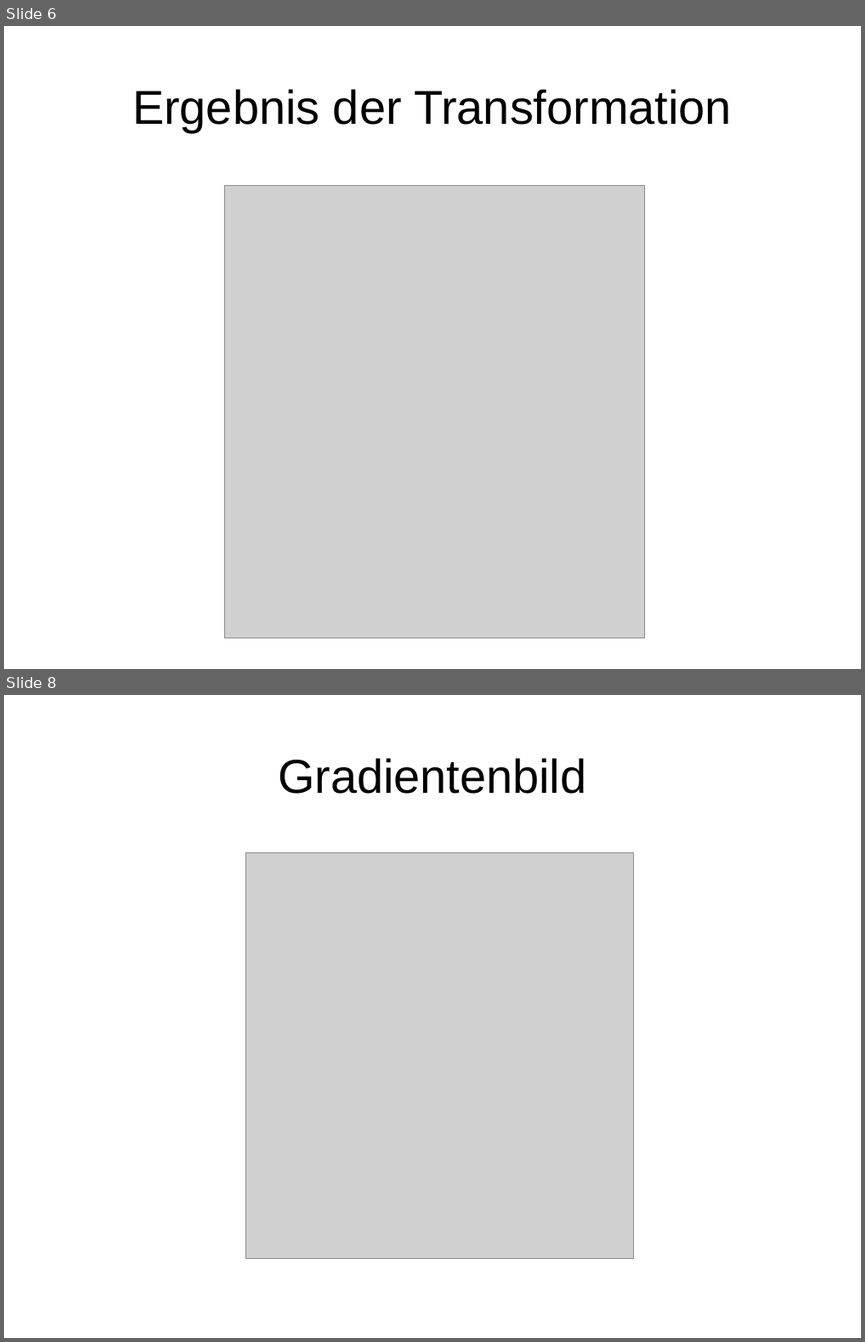
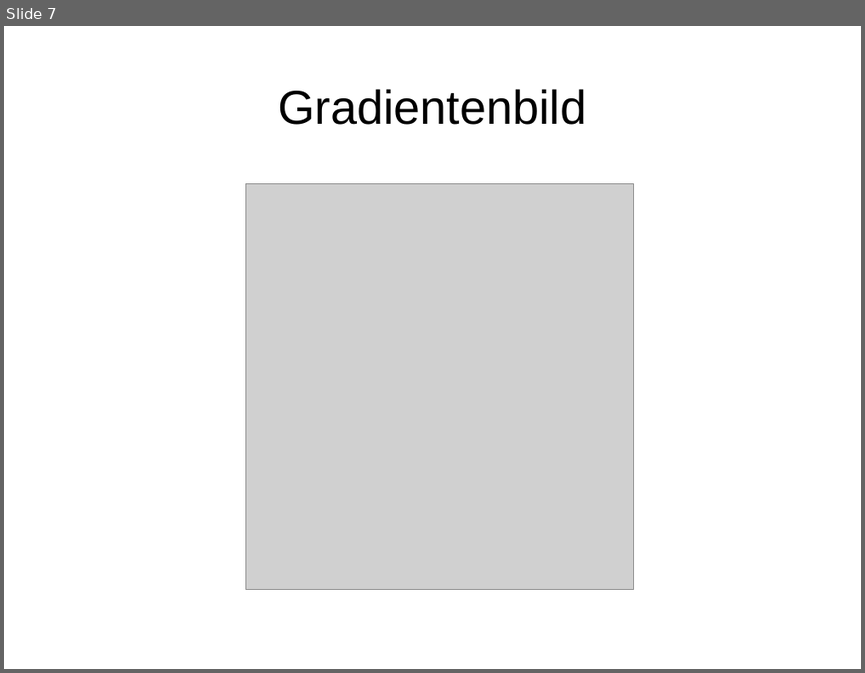
Before and after one commit to sandrellaella/bildverarbeitung, a slide deck: docs/Zwischenstand_1272012.odp. Shown one above the other, each under a label of ours: slides 6 and 8 before the commit, slide 7 after it; the slides between them are not shown. The pictures are 865x1342 and 865x673 pixels, drawn with LibreOffice and Linux fonts; fonts in the diff are those of the drawing; grey boxes stand for pictures. Boxes give left, top, right and bottom in pixels: in the first picture for what was removed or moved away, otherwise in the second. Text is boxed around its words. In the diff, an @@ line names an element or a change of style, - is before the commit and + after.

```diff
--- a/docs/Zwischenstand_1272012.odp
+++ b/docs/Zwischenstand_1272012.odp
@@ slide 6 removed at <box>4,26,861,669</box>, background #FFFFFF @@
@@ title removed at <box>132,89,731,132</box> @@
-Ergebnis der Transformation
@@ picture removed at <box>224,186,644,639</box> @@
@@ what was slide 8 is now slide 7 @@
```
Also in this commit, not shown: 9 slides changed, 5 slides added, 1 other slide removed, 1 other file.
